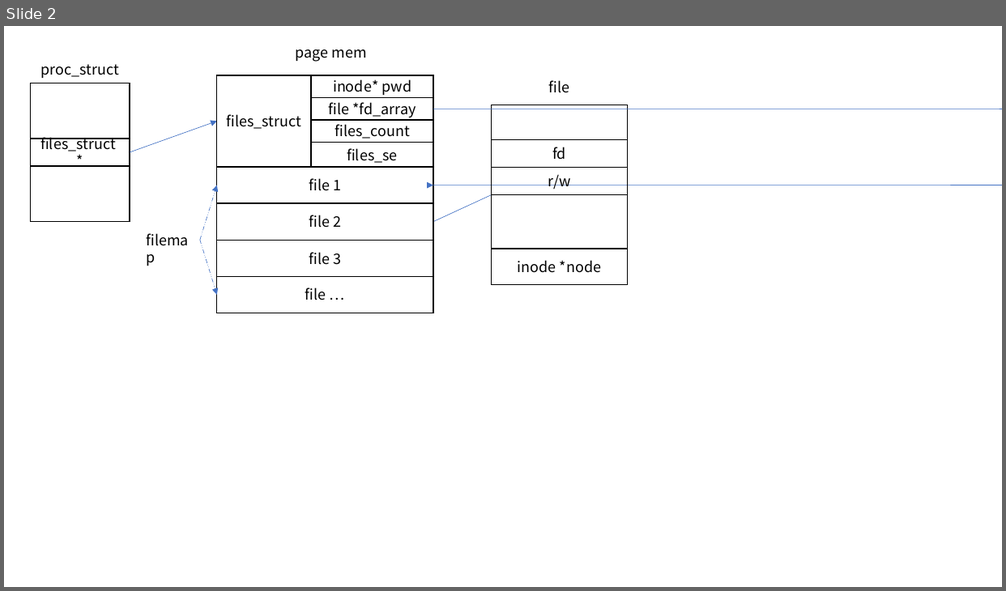
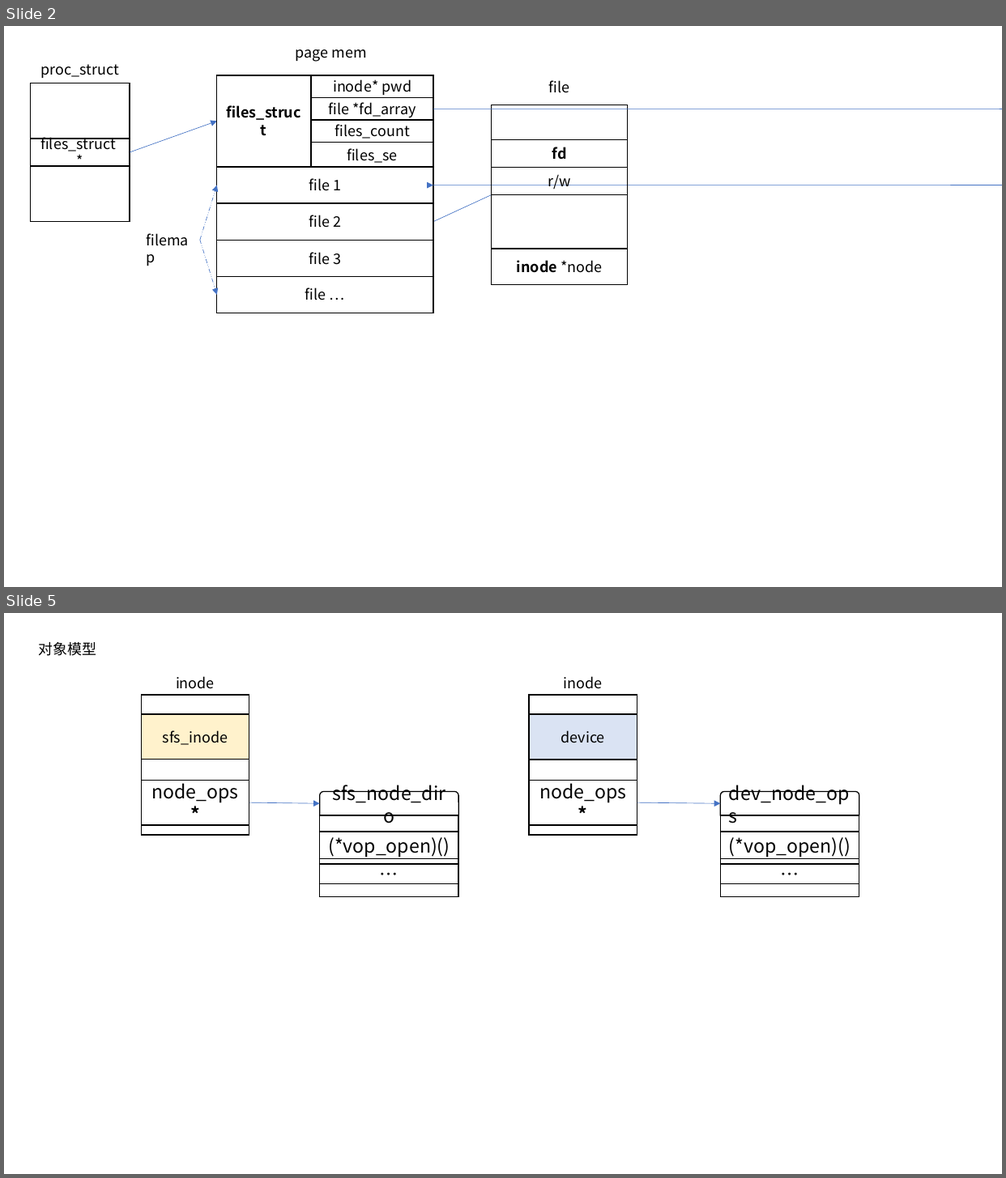
Before and after one commit to libinyl/lcore, a slide deck: 文件系统.pptx. Shown one above the other, each under a label of ours: slide 2 before the commit, slides 2 and 5 after it; the slides between them are not shown. The pictures are 1006x591 and 1006x1178 pixels, drawn with LibreOffice and Linux fonts; fonts in the diff are those of the drawing. Boxes give left, top, right and bottom in pixels: in the first picture for what was removed or moved away, otherwise in the second. Text is boxed around its words. In the diff, an @@ line names an element or a change of style, - is before the commit and + after.

```diff
--- a/文件系统.pptx
+++ b/文件系统.pptx
@@ slide 5 added at <box>4,613,1002,1174</box>, background #FFFFFF @@
@@ text added at <box>39,642,97,656</box>, 14 pt, text #000000 @@
+对象模型
@@ group added at <box>529,676,637,835</box>: 3 rectangles, 1 text @@
+inode
+node_ops *
+device
@@ group added at <box>141,676,249,835</box>: 3 rectangles, 1 text @@
+sfs_inode
+inode
+node_ops *
@@ arrow added from (249, 803) to (320, 804), #4472C4 0.5 pt @@
@@ arrow added from (637, 803) to (720, 804), #4472C4 0.5 pt @@
@@ group added at <box>320,792,459,897</box>: 3 rectangles, 1 round same rect @@
+(*vop_open)()
+sfs_node_diro
+…
@@ group added at <box>720,792,859,897</box>: 3 rectangles, 1 round same rect @@
+(*vop_open)()
+dev_node_ops
+…
@@ slide 2 changed as well @@
@@ rectangle "files_struct" at <box>216,75,311,167</box>: bold on @@
@@ rectangle "fd" at <box>492,139,628,168</box>: bold on @@
@@ rectangle "inode *node" at <box>492,249,628,285</box>: bold on in "inode" @@
```
Also in this commit, not shown: 2 other slides changed, 3 other slides added, 1 slide removed, 11 other files.
